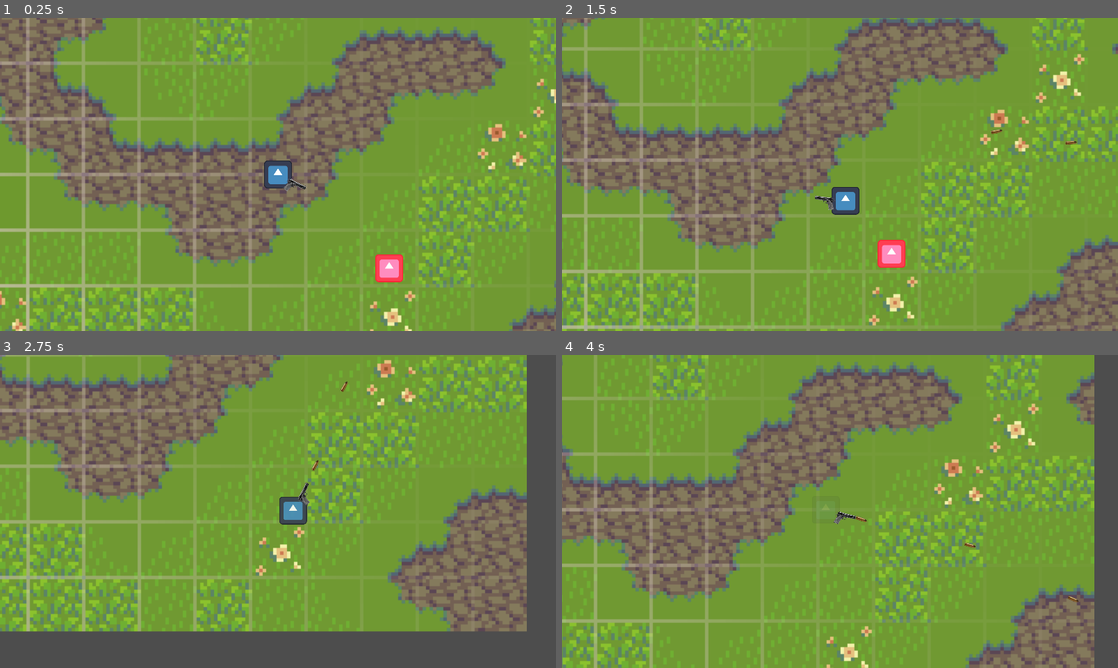
Above: before the commit, frames 1-4 (two rows, left to right).
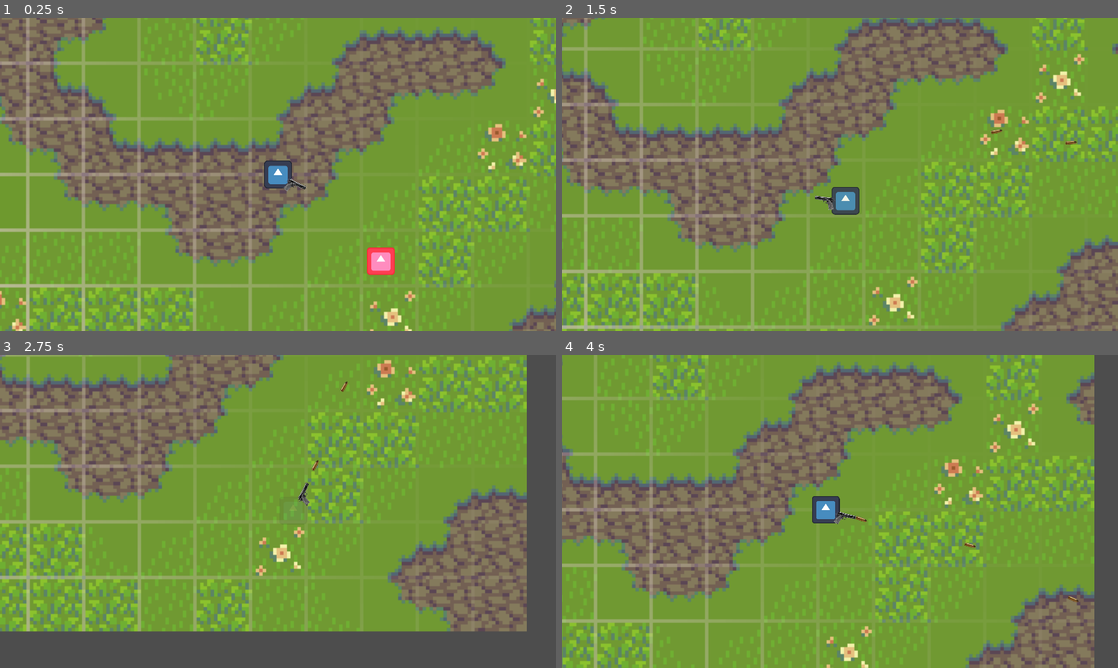
Above: after the commit, the same moments.

Repository: LaneMcMartin/NecromancerReloaded
Game: Godot game, scene res://Scenes/world.tscn
Same seed, same stepped clock (60 frames per second), same inputs: the game is played once before the commit and once after it. The engine's default icon, where the game draws it, is replaced by a stand-in: a white triangle on a blue panel in a dark square. Sound files missing from this copy of the repository are replaced by a short silence.
Inputs (mouse positions are in pixels of both pictures, inside the frame that each line leads up to):
- Up to frame 1 (0.25 s): no input
- Up to frame 2 (1.5 s): move the mouse to (962, 158) at 0.52 s; press the mouse at (962, 158) at 0.53 s; hold D (Right) 0.53-1.28 s; move the mouse to (728, 190) at 1.27 s; release the mouse at (728, 190) at 1.28 s; hold S (Down) from 1.28 s (still down); tap Space (Space) at 1.35 s
- Up to frame 3 (2.75 s): move the mouse to (333, 442) at 2.02 s; release S (Down) at 2.03 s; press the mouse at (333, 442) at 2.03 s; hold D (Right) from 2.03 s (still down)
- Up to frame 4 (4 s): move the mouse to (812, 574) at 2.77 s; release D (Right) at 2.78 s; release the mouse at (812, 574) at 2.78 s; hold W (Up) 2.78-3.53 s; tap Space (Space) at 2.85 s; move the mouse to (1006, 558) at 3.52 s; press the mouse at (1006, 558) at 3.53 s; hold A (Left) from 3.53 s (still down)

The runs differ from the first frame. In frame 1, 0.6% of the frame differs, in the area x 66-73%, y 73-85%; in frame 2, 0.4%; in frame 3, 0.4%; in frame 4, 0.4%.

Commit message:
Basic enemy movement

Diff:
--- a/Scenes/enemy.gd
+++ b/Scenes/enemy.gd
@@ -3,17 +3,27 @@
 # Export
 @export var health = 3
 @export var damage = 1
+@export var speed = 200
+@export_enum("Attract", "Distanced", "Erratic") var movement_type
 
 # Onready
 @onready var enemy_sound = get_node("EnemySound")
+@onready var player = get_tree().get_nodes_in_group("player")[0]
 
 # Called when the node enters the scene tree for the first time.
 func _ready():
 	body_entered.connect(_on_body_entered)
 
 # Called every frame. 'delta' is the elapsed time since the previous frame.
-func _process(delta):
-	pass
+func _physics_process(delta):
+	match movement_type:
+		0: # Attract
+			var velocity = global_position.direction_to(player.global_position)
+			position += (velocity * speed * delta)
+		1: # Distanced
+			pass
+		2: # Erratic
+			pass
 
 func hit(damage_taken):
 	health -= damage_taken
--- a/Scenes/enemy.tscn
+++ b/Scenes/enemy.tscn
@@ -13,6 +13,7 @@
 
 [node name="Enemy" type="Area2D" groups=["enemy"]]
 script = ExtResource("1_dbvb6")
+movement_type = 0
 
 [node name="Sprite2D" type="Sprite2D" parent="."]
 material = SubResource("ShaderMaterial_31ady")
@@ -24,4 +25,3 @@
 [node name="EnemySound" type="AudioStreamPlayer2D" parent="."]
 stream = ExtResource("4_e5se1")
 volume_db = 7.429
-pitch_scale = 0.62
--- a/Scenes/player.tscn
+++ b/Scenes/player.tscn
@@ -49,7 +49,7 @@
 "RESET": SubResource("Animation_jrayh")
 }
 
-[node name="Player" type="CharacterBody2D"]
+[node name="Player" type="CharacterBody2D" groups=["player"]]
 motion_mode = 1
 script = ExtResource("1_7bc2r")
 
--- a/Scenes/world.tscn
+++ b/Scenes/world.tscn
@@ -7,8 +7,6 @@
 [node name="World" type="Node2D"]
 
 [node name="Player" parent="." instance=ExtResource("1_bffoa")]
-move_speed = 400
-dash_multiplier = 3
 
 [node name="Ground" type="Sprite2D" parent="."]
 scale = Vector2(4, 4)
